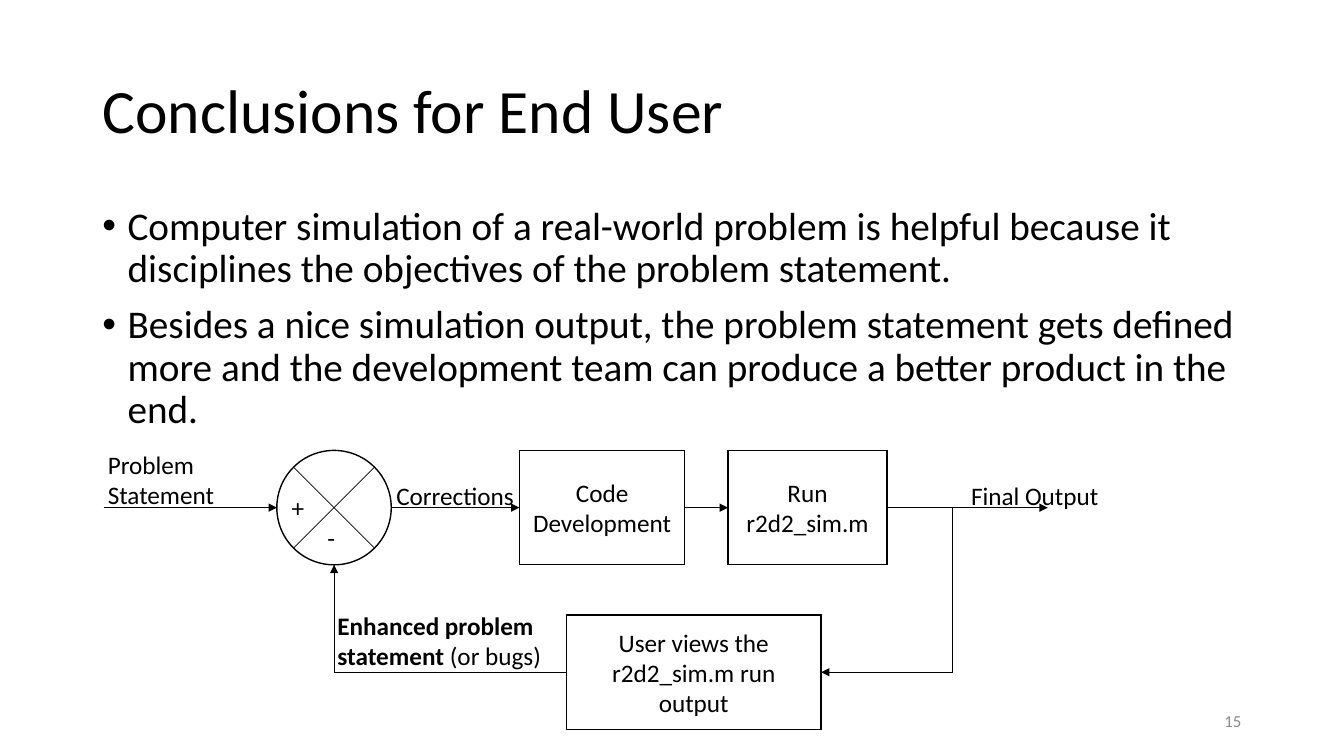
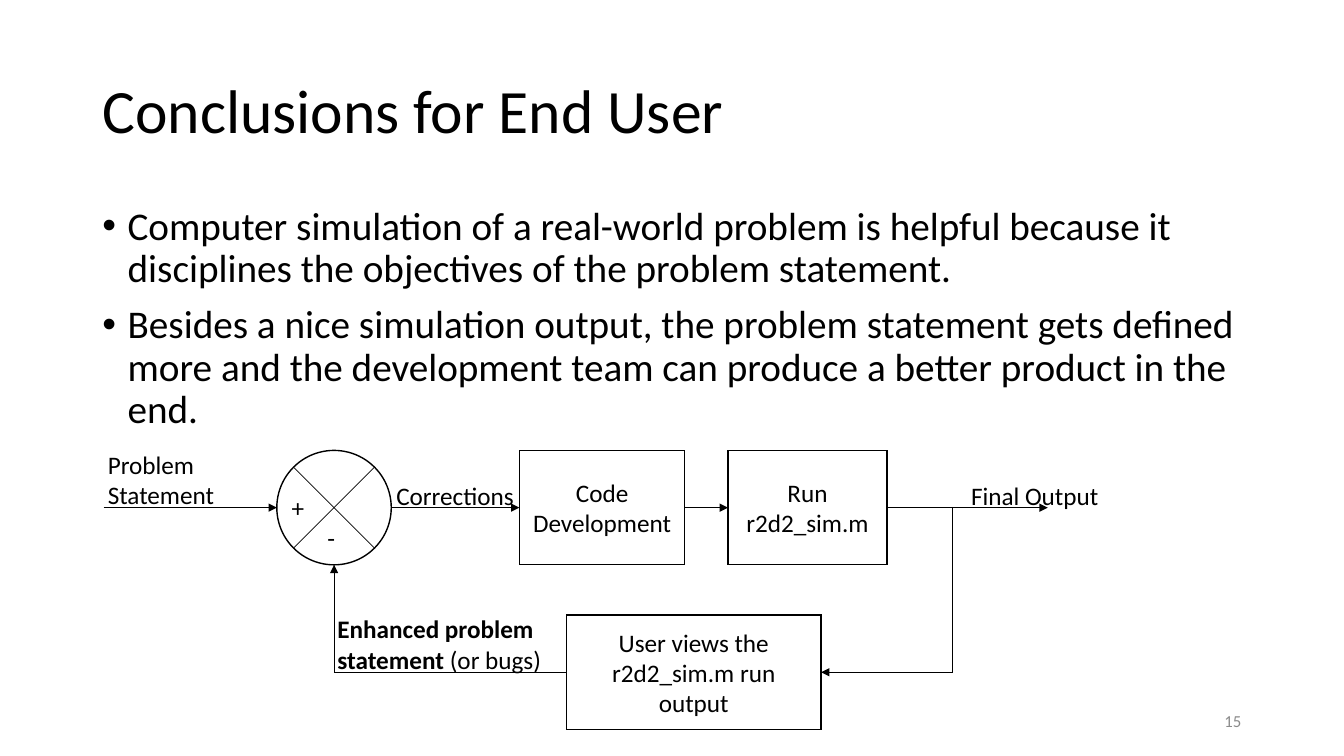
Before and after one commit to us3rnotfound/r2d2_sim, a slide deck: slide 15 of jyn_prompt2_battlespace.pptx. Drawn at 1344x756 pixels with LibreOffice and Linux fonts; fonts in the diff are those of the drawing. Boxes give left, top, right and bottom in pixels: in the first picture for what was removed or moved away, otherwise in the second. Text is boxed around its words. In the diff, an @@ line names an element or a change of style, - is before the commit and + after.

Commit message:
updated powerpoint

```diff
--- a/jyn_prompt2_battlespace.pptx
+++ b/jyn_prompt2_battlespace.pptx
@@ text "Enhanced problem statement (or bugs)": place and size @@
-text "Enhanced problem statement (or bugs)" at (337,617,541,670)
+text "Enhanced problem statement (or bugs)" at (337,620,541,674)
```
